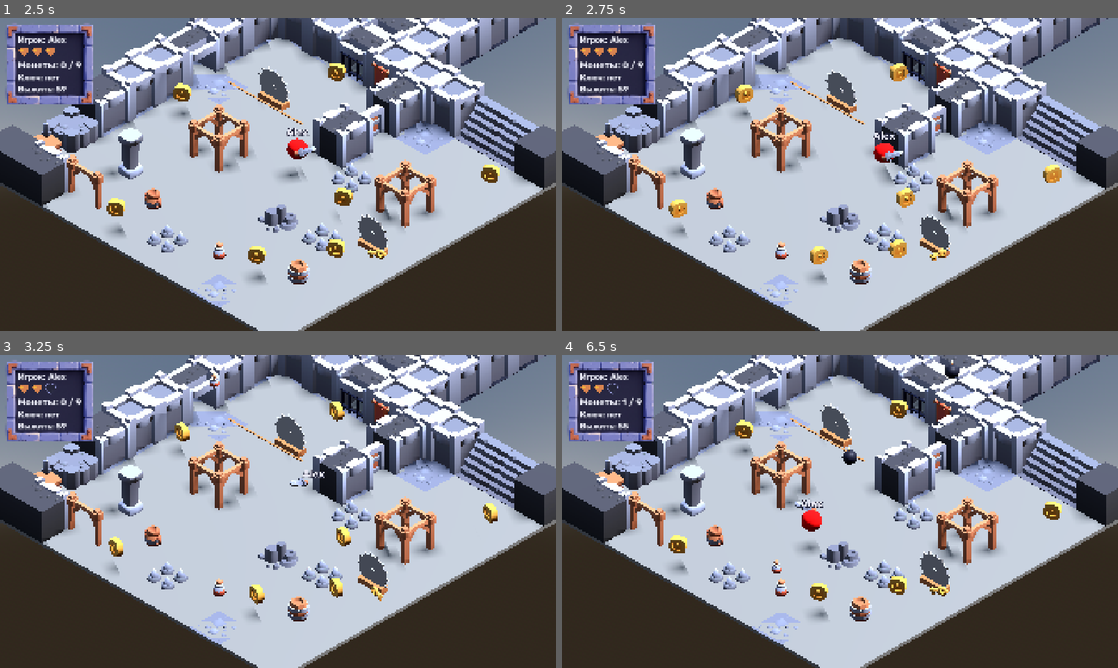
Above: before the commit, frames 1-4 (two rows, left to right).
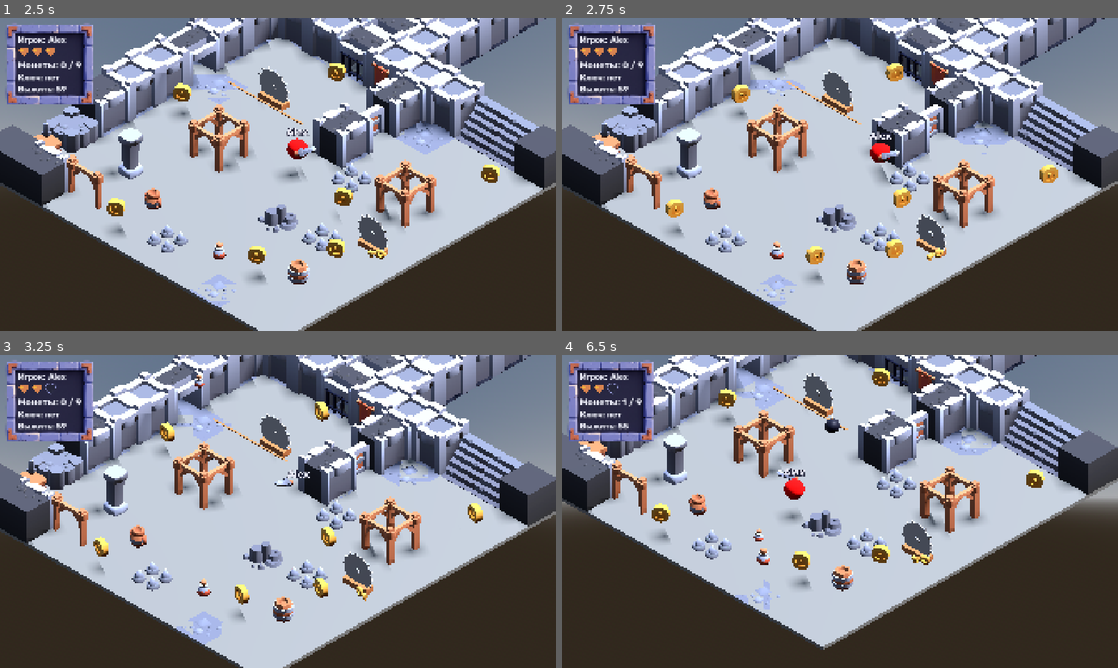
Above: after the commit, the same moments.

Repository: farikgg/godot_assignment
Game: Godot game, scene res://scenes/main_menu.tscn
Same seed, same stepped clock (60 frames per second), same inputs: the game is played once before the commit and once after it.
Inputs (mouse positions are in pixels of both pictures, inside the frame that each line leads up to):
- Up to frame 1 (2.5 s): click (278, 177) at 0.52 s; type "Alex" at 0.6 s; click "Играть" at 1.25 s; hold D (move_right) from 2.03 s (still down); tap Space (jump) at 2.1, 2.27 s
- Up to frame 2 (2.75 s): keep holding D (move_right); tap Space (jump) at 2.57 s
- Up to frame 3 (3.25 s): release D (move_right) at 2.78 s; hold S (move_back) from 2.78 s (still down); tap J (attack) at 2.85 s; tap Space (jump) at 3.02, 3.05 s
- Up to frame 4 (6.5 s): tap Space (jump) at 3.32, 3.8, 4.52, 4.55, 4.82, 5.1, 5.27, 5.57, 6.02, 6.05, 6.32 s; release S (move_back) at 3.53 s; hold D (move_right) 3.53-4.28 s; hold Left (camera_left) 3.53-4.28 s; hold W (move_forward) 4.28-5.03 s; tap Right (camera_right) at 4.35 s; hold A (move_left) from 5.03 s (still down); tap J (attack) at 5.85 s

Frame 1 is identical in both runs. In frame 2, 19% of the frame differs, in the area x 0-100%, y 0-100%; in frame 3, 37%; in frame 4, 49%.

Commit message:
A6 stage 7: camera rig follows the player
camera_rig.gd: finds the player through the "player" group (error if
missing), snaps the pivot onto it in _ready, then in _physics_process
moves it with exponential smoothing 1 - exp(-follow_speed * delta)
(follow_speed 5) outside a 1.5 m dead zone, on the ground plane only.
The 4-way yaw tween is unchanged. Checked: the player stays in the
frustum at the tunnel end and all four map corners, also after a turn.

Co-Authored-By: Claude Opus 5.5 <noreply@anthropic.com>

Diff:
--- a/scripts/camera_rig.gd
+++ b/scripts/camera_rig.gd
@@ -3,14 +3,39 @@
 const STEP_DEGREES: float = 90.0
 
 @export var turn_duration: float = 0.35
+@export var follow_speed: float = 5.0
+## The pivot stays put while the player is closer than this (metres, ground plane).
+@export var dead_zone: float = 1.5
 
 # accumulated, never wrapped to 0–360: a wrapped target would make the tween
 # spin the long way round when crossing 360 -> 0
 var _target_yaw: float = 0.0
 var _tween: Tween
+var _target: Node3D
 
 func _ready() -> void:
 	_target_yaw = rotation_degrees.y
+	_target = get_tree().get_first_node_in_group("player") as Node3D
+	if _target == null:
+		push_error("CameraRig: no Node3D in group \"player\"")
+		return
+	# start on the player instead of flying in from the map centre
+	global_position = _ground_point()
+
+func _physics_process(delta: float) -> void:
+	if _target == null or not is_instance_valid(_target):
+		return
+	var offset: Vector3 = _ground_point() - global_position
+	var distance: float = offset.length()
+	if distance <= dead_zone:
+		return
+	var desired: Vector3 = global_position + offset * ((distance - dead_zone) / distance)
+	# frame-rate independent exponential smoothing
+	global_position = global_position.lerp(desired, 1.0 - exp(-follow_speed * delta))
+
+# player position on the pivot's own height, so jumps don't bob the camera
+func _ground_point() -> Vector3:
+	return Vector3(_target.global_position.x, global_position.y, _target.global_position.z)
 
 func _unhandled_input(event: InputEvent) -> void:
 	# allow_echo = false: holding the key must not repeat the turn
